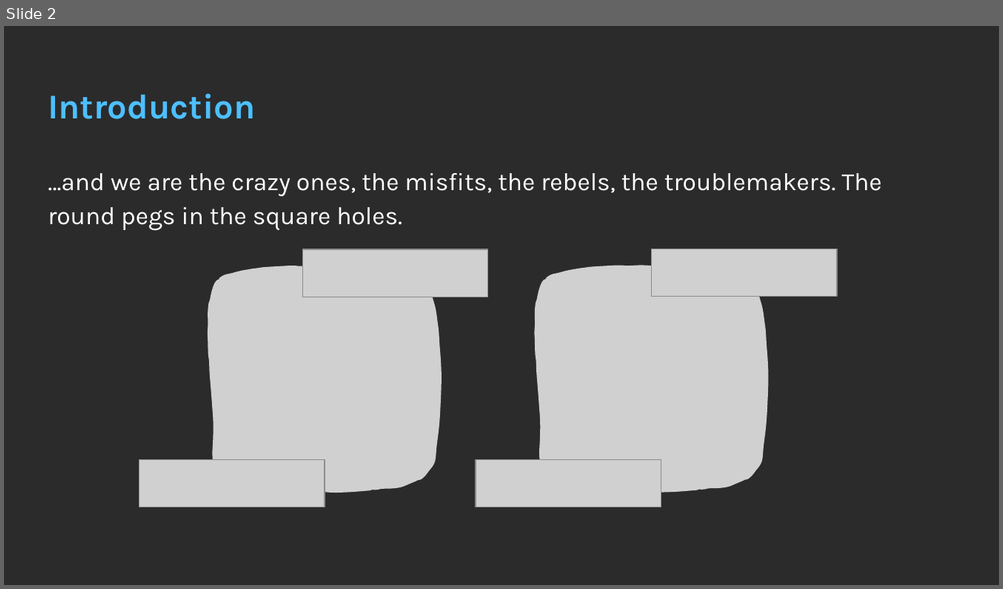
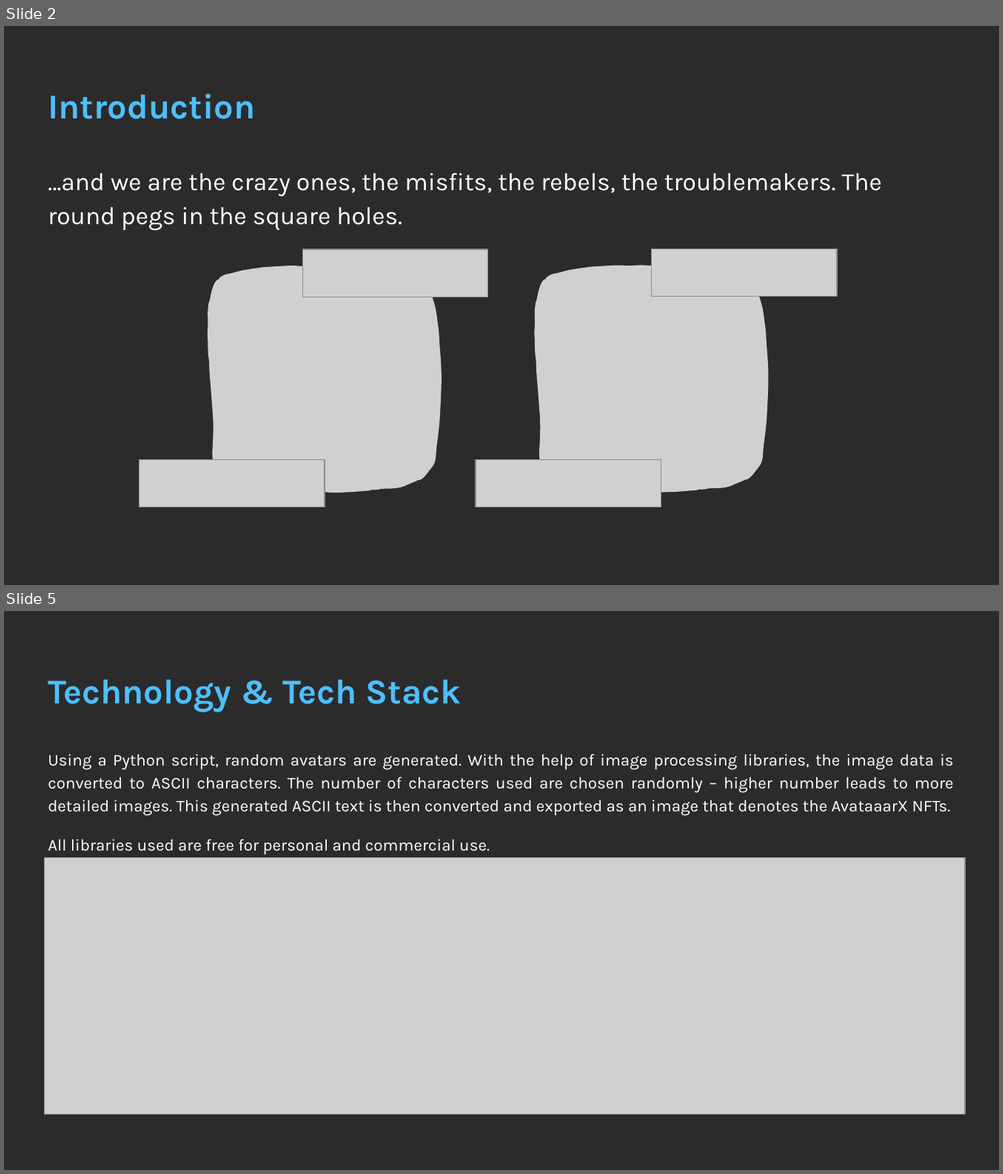
Before and after one commit to skhiearth/AvataaarsX, a slide deck: NFT Vision Hack Deck.pptx. Shown one above the other, each under a label of ours: slide 2 before the commit, slides 2 and 5 after it; the slides between them are not shown. The pictures are 1003x589 and 1003x1174 pixels, drawn with LibreOffice and Linux fonts; fonts in the diff are those of the drawing; grey boxes stand for pictures; background and template pictures are left out; a plain dark background stands for a picture behind light text. Boxes give left, top, right and bottom in pixels: in the first picture for what was removed or moved away, otherwise in the second. Text is boxed around its words. In the diff, an @@ line names an element or a change of style, - is before the commit and + after.

```diff
--- a/NFT Vision Hack Deck.pptx
+++ b/NFT Vision Hack Deck.pptx
@@ slide 5 added at (x1=4, y1=611, x2=999, y2=1170), background picture (left out) @@
@@ title added at (x1=48, y1=679, x2=461, y2=712), 25.2 pt, text #4DBFFF, bold @@
+Technology & Tech Stack
@@ text added at (x1=48, y1=754, x2=953, y2=855), 12 pt, text #FFFFFF @@
+Using a Python script, random avatars are generated. With the help of image processing libraries, the image data is converted to ASCII characters. The number of characters used are chosen randomly – higher number leads to more detailed images. This generated ASCII text is then converted and exported as an image that denotes the AvataaarX NFTs.
+All libraries used are free for personal and commercial use.
@@ picture added at (x1=45, y1=857, x2=965, y2=1114) @@
```
Also in this commit, not shown: 1 slide changed, 2 other slides added, 3 slides removed, 3 other files.
